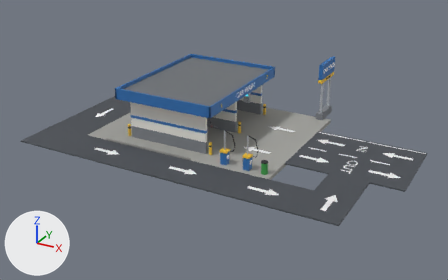
The FBX model Assets/Models/Car Wash/PublicCarWash.fbx: old version first, new version second.
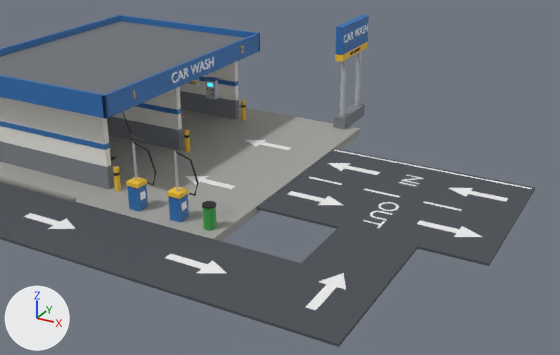
Each version is shown whole from a 50 mm camera at (25.8, -42.6, 20.3) aimed at (3.5, -2.0, 0.0), then close up from a 50 mm camera at (23.3, -26.6, 13.0) aimed at (8.4, 0.4, -0.5). Lighting does not change. The marker at lower left points along +X, +Y and +Z. The first two pictures are the older version. Where no turn or scale is listed for an object, it has been applied to the vertices. Vertices at exactly the same position are counted once.

Script lines for the objects in view, before the commit:
```python
me_pad = bpy.data.meshes.new('Pad')
me_pad.from_pydata(...)  # 168 vertices, 126 faces; spans x -7.0..9.5, y -6.5..6.5, z -0.3..0.1
# faces by material slot: [6, 12, 12, 84, 12]
me_pad.materials.append(mat_washconcrete)  # grey #a3a39e
me_pad.materials.append(mat_washcurb)  # grey #8c8c88
me_pad.materials.append(mat_washdrain)  # dark grey #3a3a3a
me_pad.materials.append(mat_washblack)  # black #222326
me_pad.materials.append(mat_washyellow)  # yellow #f2c230
me_road = bpy.data.meshes.new('Road')
me_road.from_pydata(...)  # 324 vertices, 228 faces; spans x -11.0..18.5, y -10.0..6.5, z -0.1..0.0
# faces by material slot: [24, 204]
me_road.materials.append(mat_washasphalt)  # dark grey #4b4f55
me_road.materials.append(mat_washpaint)  # white #f2f2f2
me_roof = bpy.data.meshes.new('Roof')
me_roof.from_pydata(...)  # 44 vertices, 36 faces; spans x -4.36..4.36, y -5.71..5.71, z 3.4..4.3
# faces by material slot: [6, 6, 24]
me_roof.materials.append(mat_washroof)  # grey #6e7276
me_roof.materials.append(mat_washceiling)  # light grey #d9d9d6
me_roof.materials.append(mat_washblue)  # blue #2f6fb2
ob_pad = bpy.data.objects.new('Pad', me_pad)
ob_pad.location = (0.0, 0.0, 0.0)
ob_road = bpy.data.objects.new('Road', me_road)
ob_road.location = (0.0, 0.0, 0.0)
ob_roof = bpy.data.objects.new('Roof', me_roof)
ob_roof.location = (0.0, 0.0, 0.0)
# also in view: 'Walls' at (0.0, 0.0, 1.9); 'Exterior' at (7.2, 1.3, 2.5)
```
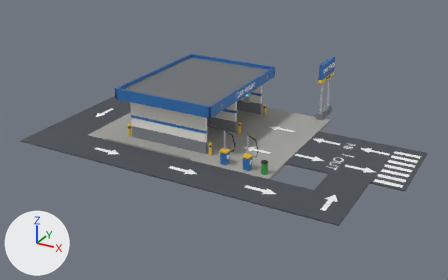
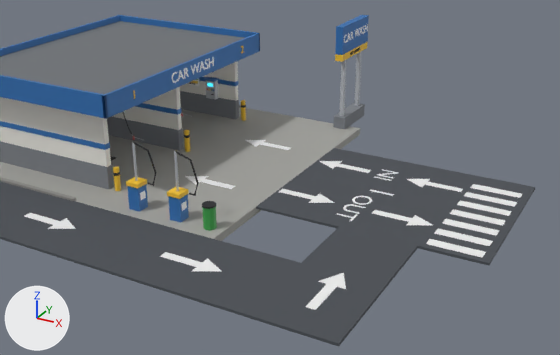
Diff of the bpy script that builds the scene:
```diff
--- a/Assets/Models/Car Wash/PublicCarWash.fbx.py
+++ b/Assets/Models/Car Wash/PublicCarWash.fbx.py
@@ me_road @@
 # used by ob_road; location = (0.0, 0.0, 0.0)
-me_road.from_pydata(...)  # 324 vertices, 228 faces; spans x -11.0..18.5, y -10.0..6.5, z -0.1..0.0
+me_road.from_pydata(...)  # 340 vertices, 232 faces; spans x -11.0..18.5, y -10.0..6.5, z -0.1..0.0
+# me_road part 1: the loose piece of 7 vertices spanning x 15.4..17.8, y 1.3..2.2, z 0.0 is moved by (-1.8, 0.0, 0.0)
+# me_road part 2: the loose piece of 7 vertices spanning x 8.8..11.2, y -8.7..-7.8, z 0.0 is scaled about its middle by (-1, -1, 0), then moved by (0.8, 10.0, 0.0)
+# me_road part 3: the loose piece of 7 vertices spanning x 10.0..12.4, y -2.2..-1.3, z 0.0 is moved by (-0.4, 0.0, 0.0)
+# me_road part 4: the loose piece of 7 vertices spanning x 15.4..17.8, y -2.2..-1.3, z 0.0 is moved by (-6.8, -6.5, 0.0)
+# me_road part 5: the loose piece of 8 vertices spanning x 13.6..14.3, y -2.9..-2.3, z 0.0 is moved by (-1.1, 0.0, 0.0)
+# me_road part 6: the loose piece of 78 vertices spanning x 13.6..14.3, y -2.2..-1.5, z 0.0 is copied, and the copy is moved by (-1.1, 0.0, 0.0); it spans x 12.5..13.2, y -2.2..-1.5, z 0.0
+# me_road part 7: the loose piece of 96 vertices spanning x 13.6..14.3, y -1.4..-0.6, z 0.0 is moved by (-1.1, 0.0, 0.0)
+# me_road part 8: the loose piece of 4 vertices spanning x 12.5..14.0, y -0.1..0.1, z 0.0 is rebuilt with 4 vertices and now spans x 12.8..13.8, y -0.1..0.1, z 0.0
+# me_road part 9: the loose piece of 10 vertices spanning x 13.5..14.2, y 1.5..2.2, z 0.0 is deleted
+# me_road part 10: the loose piece of 4 vertices spanning x 15.0..16.5, y -0.1..0.1, z 0.0 is deleted
+# me_road part 11: the loose piece of 4 vertices spanning x 9.6..18.4, y 3.2..3.4, z 0.0 is deleted
+# me_road part 12: the loose piece of 4 vertices spanning x 10.0..11.5, y -0.1..0.1, z 0.0 is deleted
+# me_road part 13
+# 82 vertices are removed from x 10.0..14.3, y -2.2..2.2, z 0.0
+# 77 faces are deleted
+# 2 vertices move within x 13.6, y -1.9..-1.6, z 0.0
+# 28 vertices are added at x 12.4..16.2, y -3.2..2.6, z 0.0
+# 14 new vertices lie (2.0, 0.0, 0.0) away from vertices in x 16.2, y -3.2..2.6, z 0.0
+# 16 new faces join them, mat_washpaint (white #f2f2f2)
+# other edits to the shape of me_road do not show in these pictures
 me_road.materials.append(mat_washasphalt)
```

Where the change shows, as pixel boxes [x1, y1, x2, y2] in the close-ups (560 x 355 px; the box of a moved part takes in the faces that stretch with it):
'Road', reshaped: before [0, 140, 535, 347]; after [0, 140, 535, 346]
part 1 of me_road, moved or reshaped: before [449, 188, 508, 202]; after [407, 179, 463, 192]
part 2 of me_road, moved or reshaped: before [165, 254, 226, 273]; after [320, 161, 371, 173]
part 3 of me_road, moved or reshaped: before [288, 191, 343, 205]; after [279, 189, 334, 203]
part 4 of me_road, moved or reshaped: before [417, 220, 482, 237]; after [160, 252, 221, 271]
part 5 of me_road, moved or reshaped: before [363, 220, 386, 228]; after [337, 213, 357, 221]
part 6 of me_road, added: after [343, 204, 366, 214]
part 7 of me_road, moved or reshaped: before [378, 202, 399, 211]; after [352, 196, 372, 205]
part 8 of me_road, rebuilt (32% narrower, 22% shorter): before [364, 189, 400, 197]; after [370, 190, 394, 196]
part 9 of me_road, deleted: before [401, 175, 423, 184]
part 10 of me_road, deleted: before [423, 201, 462, 211]
part 11 of me_road, deleted: before [334, 150, 532, 189]
part 12 of me_road, deleted: before [309, 177, 342, 185]
part 13 of me_road, built on: before [328, 163, 392, 221]; after [372, 169, 522, 258]
